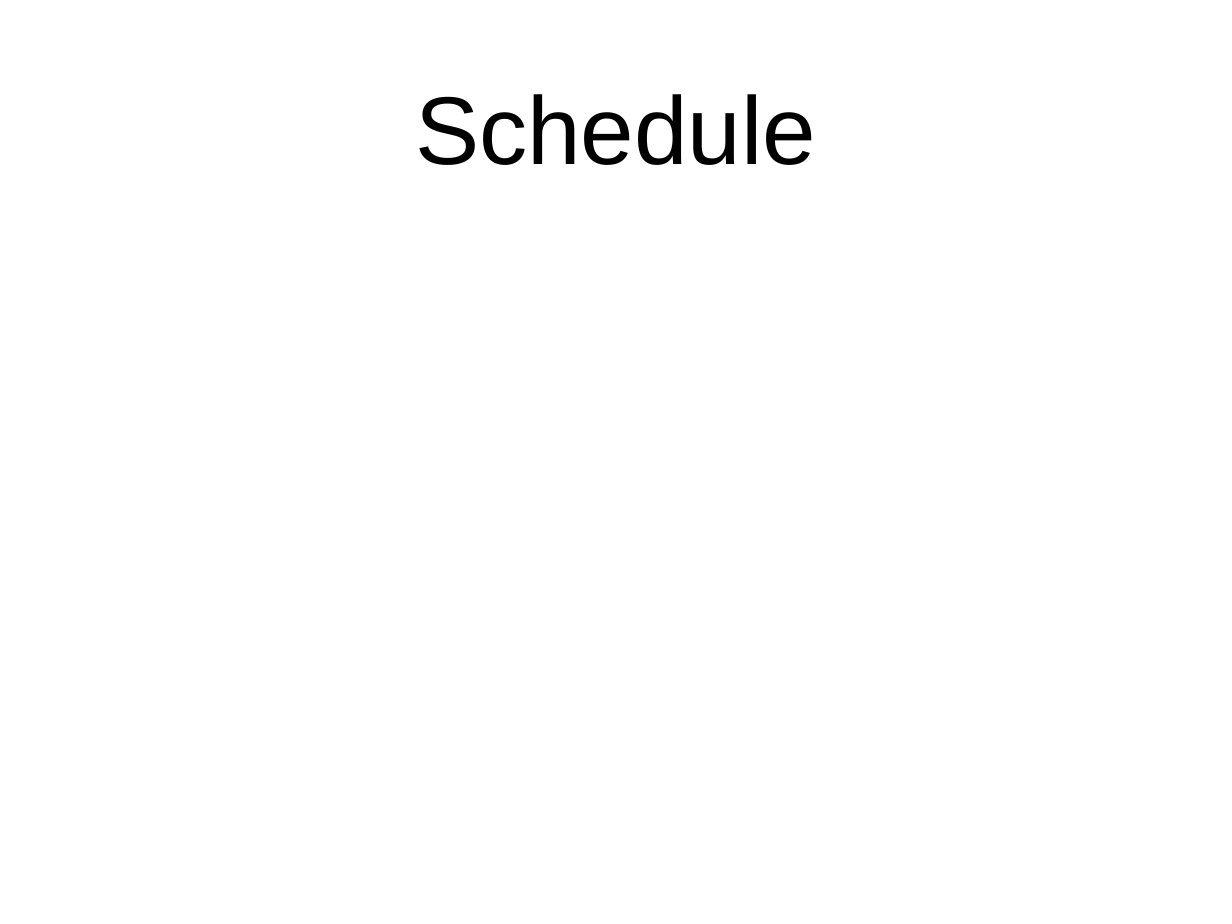
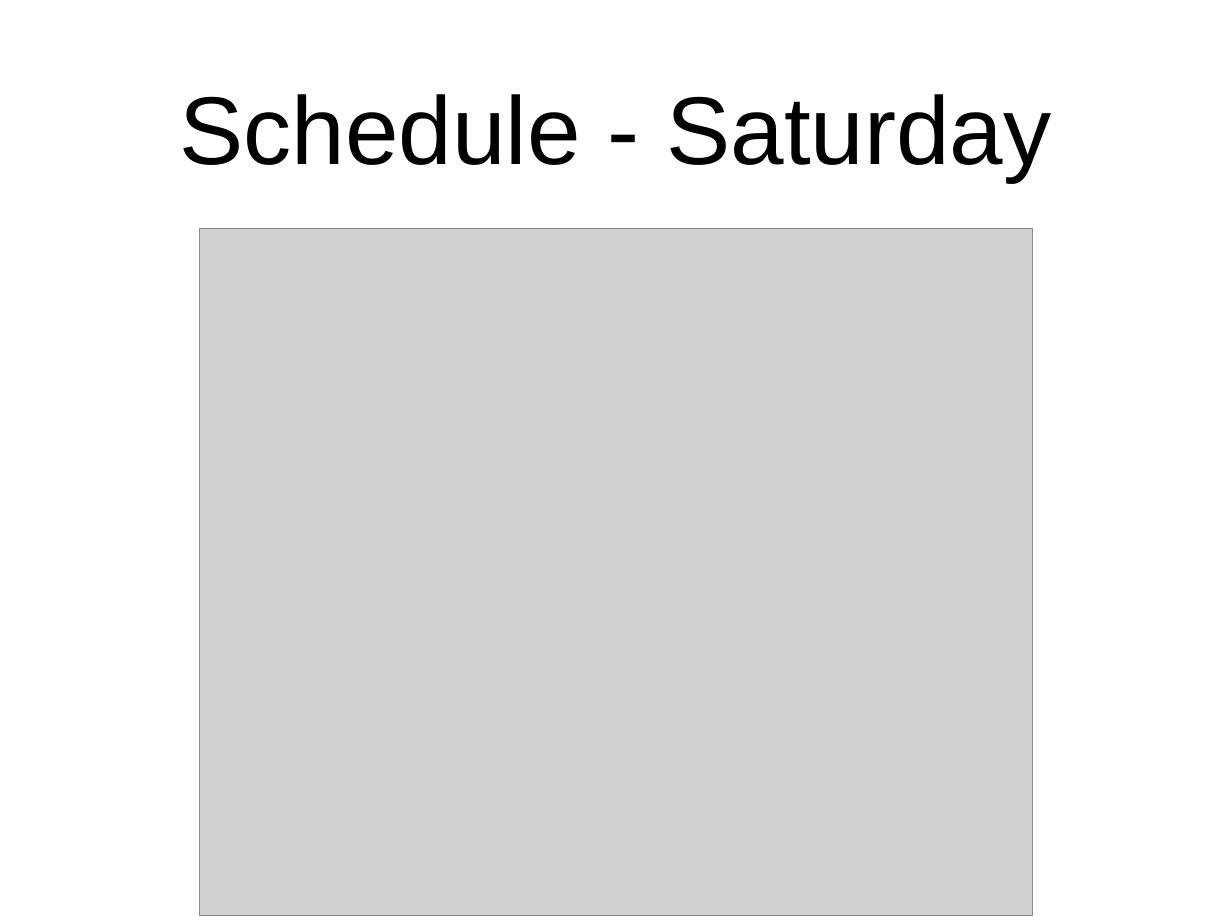
Before and after one commit to socalrug/hackathon-2022-04, a slide deck: slide 4 of admin/intro_slides/hackathon_intro_slides.pptx. Drawn at 1232x924 pixels with LibreOffice and Linux fonts; fonts in the diff are those of the drawing; grey boxes stand for pictures. Boxes give left, top, right and bottom in pixels: in the first picture for what was removed or moved away, otherwise in the second. Text is boxed around its words. In the diff, an @@ line names an element or a change of style, - is before the commit and + after.

```diff
--- a/admin/intro_slides/hackathon_intro_slides.pptx
+++ b/admin/intro_slides/hackathon_intro_slides.pptx
@@ title at (180,94,1052,182): text changed @@
-Schedule
+Schedule - Saturday
@@ picture added at (200,229,1033,916) @@
```
Also in this commit, not shown: 2 other slides changed, 1 other file.
